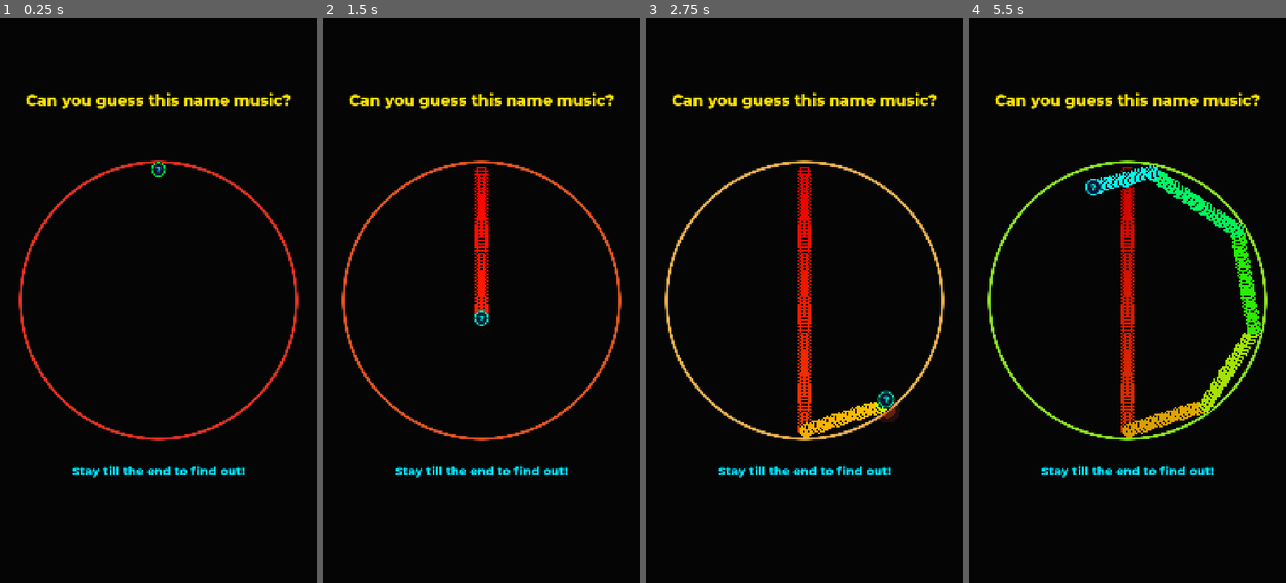
Above: before the commit, frames 1-4 (left to right).
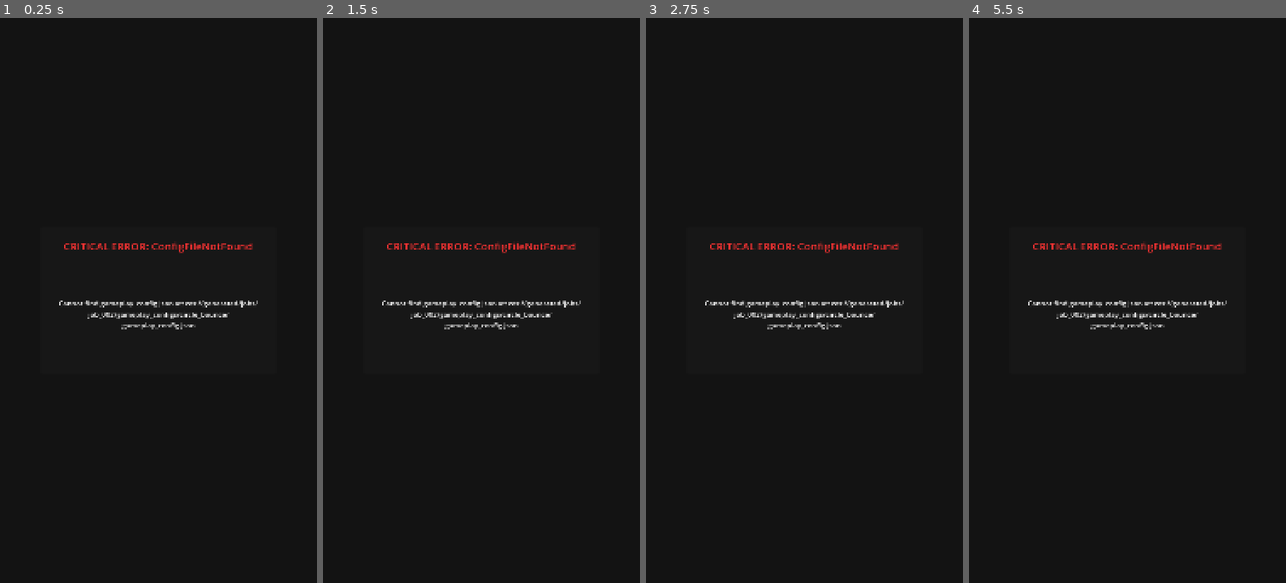
Above: after the commit, the same moments.

Repository: etximake/game-marble-race-music-v-1.0
Game: Godot game, scene res://scenes/Main.tscn
The game is run twice, just before and just after one commit, with the same random seed, the same clock (stepped at 60 frames per second) and the same inputs.
Inputs:
- Up to frame 1 (0.25 s): no input
- Up to frame 2 (1.5 s): tap Enter at 0.5 s; tap R at 0.6, 1.35 s; tap Space at 0.77 s
- Up to frame 3 (2.75 s): tap Space at 1.52 s; tap R at 2.1 s
- Up to frame 4 (5.5 s): tap R every 0.75 s from 2.85 to 5.1 s; tap Space at 3.02, 3.77, 4.52 s

The runs differ from the first frame. In frame 1, 4.4% of the frame differs, in the area x 5-95%, y 13-82%; in frame 2, 5.1%; in frame 3, 6.3%; in frame 4, 8.4%.

Commit message:
cai tien game v2.1

Diff:
--- a/generated/jobs/job_002/gameplay_config.json
+++ /dev/null
@@ -1,99 +0,0 @@
-{
-  "game_mode": "circle_bounce",
-  "video": {
-    "width": 1080,
-    "height": 1920,
-    "fps": 60
-  },
-  "gameplay": {
-    "ball": {
-      "start_position": [
-        540.0,
-        515.0
-      ],
-      "start_velocity": [
-        0.0,
-        600.0
-      ],
-      "start_radius": 26.0,
-      "max_radius": 320.0,
-      "max_radius_ratio": 0.55,
-      "growth_per_hit": 1.02,
-      "speed_growth_per_hit": 1.015,
-      "max_speed": 1600.0,
-      "tempo_compensation_min": 0.75
-    },
-    "arena": {
-      "type": "circle",
-      "center": [
-        540,
-        960
-      ],
-      "radius": 470.0,
-      "line_width": 8.0
-    },
-    "trajectory": {
-      "mode": "mandala_weaver",
-      "polygon_sides": [
-        10,
-        8,
-        6,
-        5,
-        4
-      ],
-      "flower_offset_degrees": 14.5,
-      "precession_speeds": [
-        0.0,
-        1.5,
-        12.0
-      ]
-    }
-  },
-  "visual": {
-    "background_color": "#050505",
-    "ball_color": "#00ffcc",
-    "use_glow": true,
-    "use_rainbow_trail": true,
-    "trail_mode": "web",
-    "trail_persistence": 1.0,
-    "impact_effect": true,
-    "use_ball_icon": true,
-    "ball_icon_path": "",
-    "icon_silhouette_mode": true,
-    "icon_reveal_phase": "final_storm",
-    "icon_rotation_mode": "none"
-  },
-  "quiz": {
-    "enabled": true,
-    "prompt": "GUESS THE LOGO",
-    "reveal_style": "radial_wipe"
-  },
-  "timeline": {
-    "intro_duration_seconds": 2.0,
-    "build_up_end_ratio": 0.73,
-    "reveal_ratio": 0.89
-  },
-  "phases": [
-    {
-      "name": "intro",
-      "speed_multiplier": 1.0,
-      "growth_multiplier": 1.0,
-      "trail_multiplier": 1.0,
-      "trajectory_control": 0.0
-    },
-    {
-      "name": "build_up",
-      "speed_multiplier": 2.0,
-      "growth_multiplier": 2.0,
-      "trail_multiplier": 1.5,
-      "trajectory_control": 0.5
-    },
-    {
-      "name": "final_storm",
-      "speed_multiplier": 3.5,
-      "growth_multiplier": 4.0,
-      "trail_multiplier": 3.0,
-      "trajectory_control": 1.0
-    }
-  ]
-}
--- a/python_project/job_profile.json
+++ b/python_project/job_profile.json
@@ -1,6 +1,6 @@
 {
   "job_id": "job_002",
-  "gameplay_template_path": "../shared/gameplay_template.json",
+  "gameplay_presets": ["circle_bounce", "polygon_bounce"],
   "input_path": "source/Cupid - Twin Ver (mp3cut.net).mp3",
   "target_duration_seconds": 24.0,
   "slice_mode": "fixed_interval",
--- a/scripts/application/modes/polygon_bounce/PolygonBounceModeController.gd
+++ b/scripts/application/modes/polygon_bounce/PolygonBounceModeController.gd
@@ -31,8 +31,15 @@
 	)
 	var arena_radius = float(arena_cfg.get("radius", 470.0))
 	var arena_line_width = float(arena_cfg.get("line_width", 10.0))
-	var arena_type = arena_cfg.get("type", "polygon")
-	var arena_sides = int(arena_cfg.get("sides", 4))
+
+	# Randomly select sides (4: square, 5: pentagon, 6: hexagon)
+	var sides_options = [4, 5, 6]
+	var arena_sides = sides_options[randi() % sides_options.size()]
+	var arena_type = "square"
+	if arena_sides == 5:
+		arena_type = "pentagon"
+	elif arena_sides == 6:
+		arena_type = "hexagon"
 
 	var ball = BallState.new(ball_pos, ball_vel, ball_radius)
 	var arena = PolygonArenaState.new(arena_type, arena_center, arena_radius, arena_line_width, arena_sides)
--- a/scripts/infrastructure/ConfigLoader.gd
+++ b/scripts/infrastructure/ConfigLoader.gd
@@ -25,6 +25,12 @@
 	# 2. Load the gameplay snapshot belonging to this job.
 	if template_path == "":
 		template_path = file_path.get_base_dir() + "/gameplay_config.json"
+		if not FileAccess.file_exists(template_path):
+			# Fallback to the new multi-preset layout default (circle_bounce)
+			var alt_path = file_path.get_base_dir() + "/gameplay_configs/circle_bounce/gameplay_config.json"
+			if FileAccess.file_exists(alt_path):
+				template_path = alt_path
+
 	if not FileAccess.file_exists(template_path):
 		return {"error": "ConfigFileNotFound", "message": "Cannot find gameplay_config.json at: " + template_path}
 
--- a/scripts/presentation/Main.gd
+++ b/scripts/presentation/Main.gd
@@ -8,6 +8,7 @@
 
 var config_path: String = "res://generated/jobs/job_002/video_config.json"
 var template_path: String = ""
+var selected_mode: String = "circle_bounce"
 var job_folder: String = ""
 var video_config: VideoConfig
 var active_mode_view: Node2D
@@ -58,6 +59,9 @@
 		job_folder = config_path.get_base_dir()
 
 func _load_and_start():
+	if template_path == "":
+		template_path = config_path.get_base_dir().path_join("gameplay_configs").path_join(selected_mode).path_join("gameplay_config.json")
+
 	var load_result = ConfigLoader.load_config(config_path, template_path)
 	if load_result.has("error"):
 		error_overlay.show_error(load_result["error"], load_result["message"])
@@ -125,7 +129,7 @@
 	sim_controller.simulation_finished.connect(_on_simulation_finished)
 
 	# Wait for Space before starting the simulation. No start prompt is shown in the render.
-	if DisplayServer.get_name() == "headless":
+	if DisplayServer.get_name() == "headless" or record_requested:
 		get_tree().create_timer(0.1).timeout.connect(
 			func(): _start_simulation(record_requested)
 		)
--- a/scripts/presentation/modes/circle_bounce/ArenaView.gd
+++ b/scripts/presentation/modes/circle_bounce/ArenaView.gd
@@ -36,9 +36,9 @@
 	})
 
 	line_neon_pulses.append({
-		"color": Color.WHITE,
-		"life": 0.25,
-		"max_life": 0.25
+		"color": flash_color,
+		"life": 0.35,
+		"max_life": 0.35
 	})
 
 func _process(delta: float):
@@ -77,14 +77,13 @@
 			current_phase_name = current_phase.get("name", "")
 			reveal_t = float(current_phase.get("start_time", -1.0)) if current_phase_name == "climax_storm" else -1.0
 
-	# Calculate current flash boost for the line
-	var flash_boost = 0.0
-	if not line_neon_pulses.is_empty():
-		# Get the strongest active pulse
-		for pulse in line_neon_pulses:
-			var alpha = pulse["life"] / pulse["max_life"]
-			var pulse_smooth = sin(alpha * PI)
-			flash_boost = maxf(flash_boost, pulse_smooth * 0.3)
+	var glow_intensity = 1.0
+	if ball_ref and ball_ref.get("state"):
+		var ball_state = ball_ref.state
+		if ball_state:
+			var distance_to_ring = absf(ball_state.position.distance_to(state.center) - state.radius)
+			var proximity = clampf(1.0 - distance_to_ring / (state.radius * 0.15), 0.0, 1.0)
+			glow_intensity = 1.0 + proximity * 2.0
 
 	# Main line color (keeps original behavior: can cycle rainbow color)
 	var draw_col = color
@@ -105,30 +104,62 @@
 		if arena_alpha <= 0.001:
 			return # Do not draw anything if fully faded out
 
-		# Soft semi-transparent white glow around the line
+		# 8-layer proximity-based glow around the line
 		if use_glow:
-			for i in range(4, 0, -1):
+			for i in range(8, 0, -1):
 				var extra_width = float(i) * 2.5
-				# Extremely low alpha white glow that fades out, boosted slightly by collision
-				var glow_alpha = (0.04 * (1.0 - (float(i) / 4.0)) + flash_boost * 0.06) * arena_alpha
+				var glow_alpha = 0.18 * (1.0 - (float(i) / 8.0)) * glow_intensity * arena_alpha
 				draw_arc(
 					state.center,
 					state.radius,
 					0.0,
 					TAU,
 					360,
-					Color(1.0, 1.0, 1.0, glow_alpha),
+					Color(draw_col.r, draw_col.g, draw_col.b, glow_alpha),
 					state.line_width + extra_width,
 					true
 				)
 
-		# Main arena boundary line (fully colored with slight collision flash boost)
+		# Main arena boundary line (fully colored)
 		var main_line_col = Color(draw_col.r, draw_col.g, draw_col.b, arena_alpha)
 		draw_arc(state.center, state.radius, 0.0, TAU, 360, main_line_col, state.line_width, true)
 
-		# White core flash overlay during impact
-		if flash_boost > 0.0:
-			draw_arc(state.center, state.radius, 0.0, TAU, 360, Color(1.0, 1.0, 1.0, flash_boost * arena_alpha), state.line_width - 1.0, true)
+		# Neon pulses layers (6 layers) and core white flash overlay
+		for pulse in line_neon_pulses:
+			var alpha = pulse["life"] / pulse["max_life"]
+			if alpha <= 0.0:
+				continue
+
+			var col = pulse["color"] as Color
+			var pulse_smooth = sin(alpha * PI)
+
+			for layer in range(6):
+				var layer_alpha = (1.0 - float(layer) / 6.0) * pulse_smooth * arena_alpha
+				var width = state.line_width + float(layer + 1) * 5.0 * pulse_smooth
+				var neon_col = Color(col.r, col.g, col.b, layer_alpha * 0.5)
+				draw_arc(
+					state.center,
+					state.radius,
+					0.0,
+					TAU,
+					360,
+					neon_col,
+					width,
+					true
+				)
+
+			var core_alpha = pulse_smooth * pulse_smooth * arena_alpha
+			var bright_col = Color(1.0, 1.0, 1.0, core_alpha * 0.8)
+			draw_arc(
+				state.center,
+				state.radius,
+				0.0,
+				TAU,
+				360,
+				bright_col,
+				state.line_width + 2.0 * pulse_smooth,
+				true
+			)
 
 	# Local colorful impact glow burst at collision point (no solid sharp circle/dot)
 	for flash in edge_flashes:
--- a/scripts/presentation/modes/circle_bounce/TrailRenderer.gd
+++ b/scripts/presentation/modes/circle_bounce/TrailRenderer.gd
@@ -31,7 +31,7 @@
 	phases = p_phases
 	z_index = 4
 
-func handle_collision(_info: CollisionInfo):
+func handle_collision(_info):
 	queue_redraw()
 
 func _process(delta: float):
--- a/shared/gameplay_template.json
+++ b/shared/gameplay_template.json
@@ -24,7 +24,6 @@
       "tempo_compensation_min": 0.75
     },
     "arena": {
-      "type": "circle",
       "center": [
         540,
         960
--- a/shared/gameplay_template_polygon.json
+++ b/shared/gameplay_template_polygon.json
@@ -24,14 +24,12 @@
       "tempo_compensation_min": 0.75
     },
     "arena": {
-      "type": "square",
       "center": [
         540,
         960
       ],
       "radius": 470.0,
-      "line_width": 8,
-      "sides": 4
+      "line_width": 8
     },
     "trajectory": {
       "mode": "mandala_weaver",
Not shown, changed: generated/jobs/job_002/note_clips/note_0001.wav.import
Not shown, changed: generated/jobs/job_002/note_clips/note_0002.wav.import
Not shown, changed: generated/jobs/job_002/note_clips/note_0003.wav.import
Not shown, changed: generated/jobs/job_002/note_clips/note_0004.wav.import
Not shown, changed: generated/jobs/job_002/note_clips/note_0005.wav.import
Not shown, changed: generated/jobs/job_002/note_clips/note_0006.wav.import
Not shown, changed: generated/jobs/job_002/note_clips/note_0007.wav.import
Not shown, changed: generated/jobs/job_002/note_clips/note_0008.wav.import
Not shown, changed: generated/jobs/job_002/note_clips/note_0009.wav.import
Not shown, changed: generated/jobs/job_002/note_clips/note_0010.wav.import
Not shown, changed: generated/jobs/job_002/note_clips/note_0011.wav.import
Not shown, changed: generated/jobs/job_002/note_clips/note_0012.wav.import
(and 57 more such lines)
